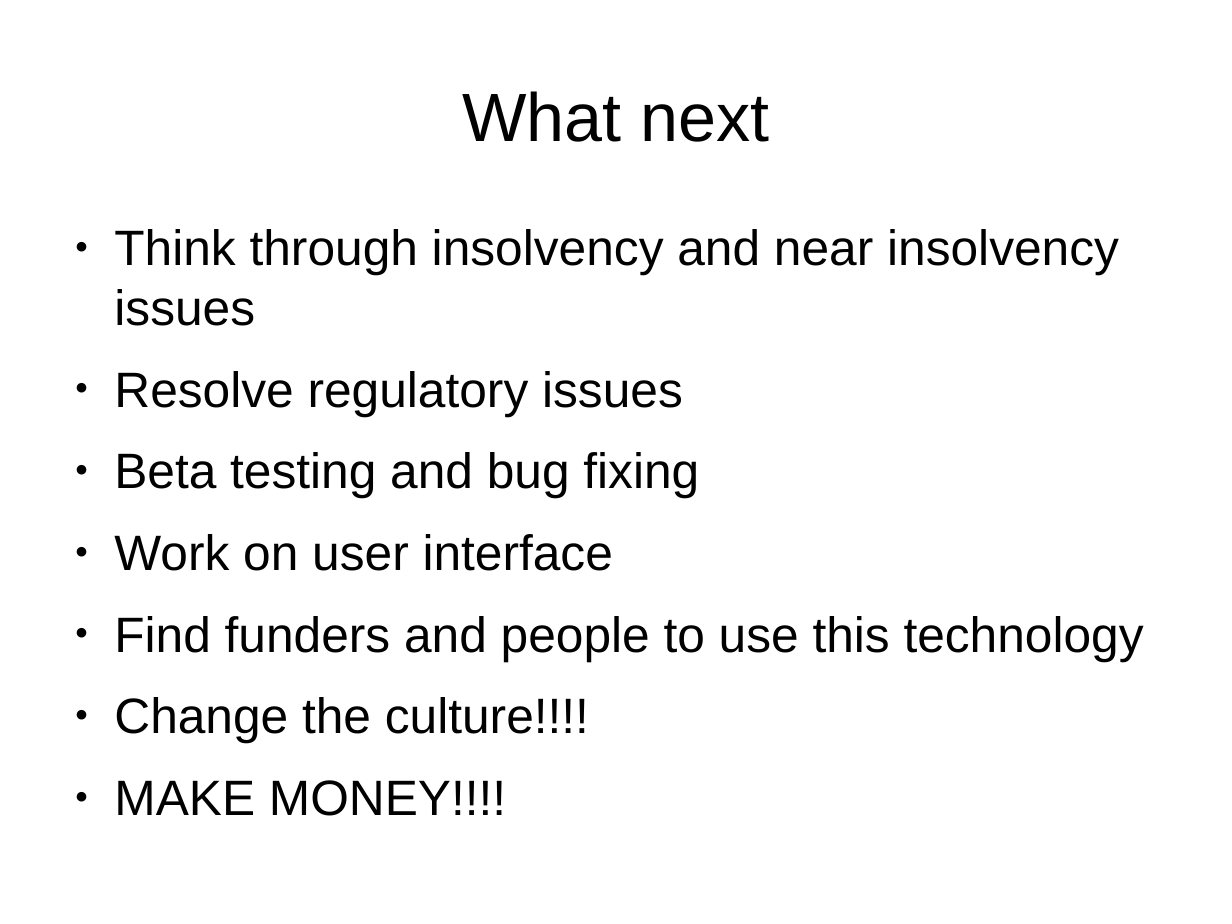
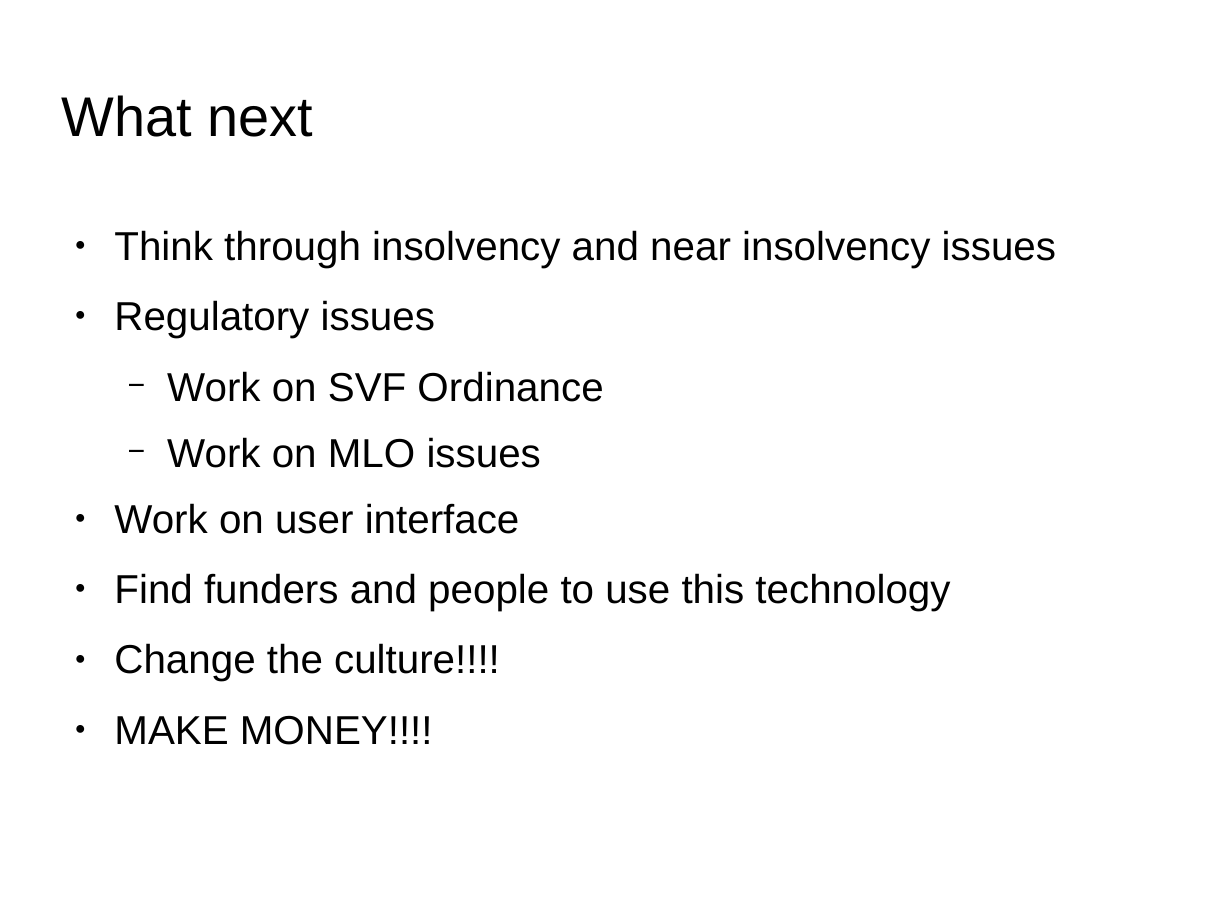
Before and after one commit to joequant/bitquant, a slide deck: slide 15 of pitchdecks/smart-contracts-practice-lawsociety.odp. Drawn at 1232x924 pixels with LibreOffice and Linux fonts; fonts in the diff are those of the drawing; background and template pictures are left out. Boxes give left, top, right and bottom in pixels: in the first picture for what was removed or moved away, otherwise in the second. Text is boxed around its words. In the diff, an @@ line names an element or a change of style, - is before the commit and + after.

```diff
--- a/pitchdecks/smart-contracts-practice-lawsociety.odp
+++ b/pitchdecks/smart-contracts-practice-lawsociety.odp
@@ title "What next" at box(62, 95, 313, 137): size 44 to 36 pt, highlight #FFFFFF to none; alignment centre to left @@
@@ text at box(114, 230, 1056, 745): size 32 to 26 pt, highlight #FFFFFF to none in "Think through insolvency and near insolvency issues", "Work on user interface", "Find funders and people to use this ...", "Change the culture!!!!" and 1 more places @@
@@ text at box(114, 300, 603, 468): text changed; size 32 to 26 pt @@
-● Resolve regulatory issues
-● Beta testing and bug fixing
+● Regulatory issues
+  − Work on SVF Ordinance
+  − Work on MLO issues
```
Also in this commit, not shown: 12 other slides changed, 2 slides added, 3 slides removed, 1 other file.
